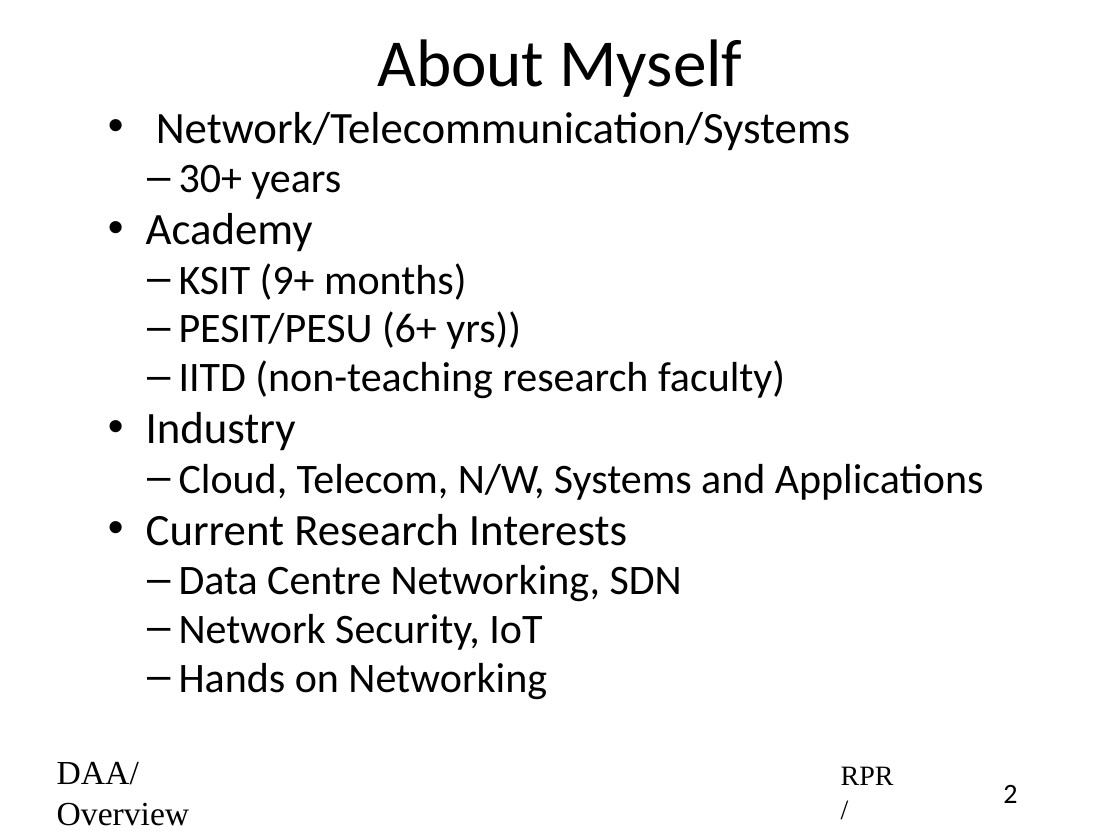
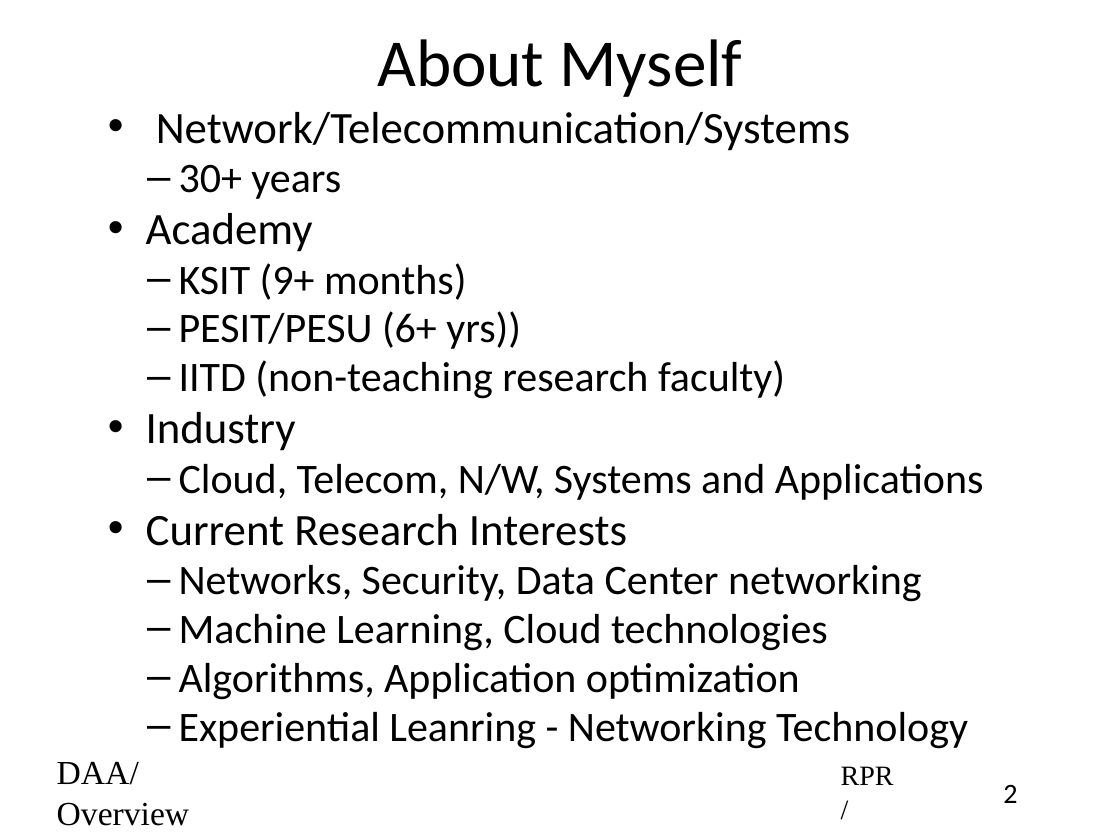
Before and after one commit to rprustagi/2019-17CS43-DAA, a slide deck: slide 2 of Slides-RPR/2019-H1-DAA-L01-Overview.pptx. Drawn at 1120x840 pixels with LibreOffice and Linux fonts; fonts in the diff are those of the drawing. Boxes give left, top, right and bottom in pixels: in the first picture for what was removed or moved away, otherwise in the second. Text is boxed around its words. In the diff, an @@ line names an element or a change of style, - is before the commit and + after.

```diff
--- a/Slides-RPR/2019-H1-DAA-L01-Overview.pptx
+++ b/Slides-RPR/2019-H1-DAA-L01-Overview.pptx
@@ text at (179, 565, 968, 749): text changed @@
-  – Data Centre Networking, SDN
-  – Network Security, IoT
-  – Hands on Networking
+  – Networks, Security, Data Center networking
+  – Machine Learning, Cloud technologies
+  – Algorithms, Application optimization
+  – Experiential Leanring - Networking Technology
```
Also in this commit, not shown: 10 other slides changed, 1 slide added, 14 other files.
